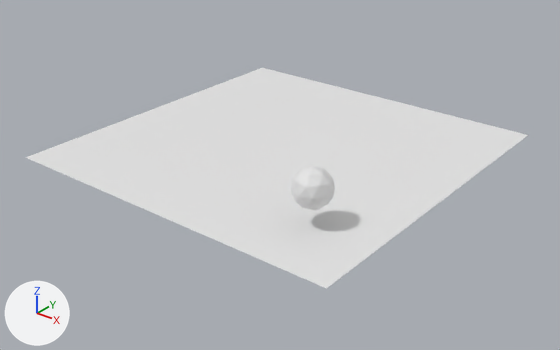
One commit to the Blender file bDiving.blend: the scene before it, then after it.
Both versions are drawn from a 50 mm camera at (25.4, -31.2, 17.5) aimed at (1.5, -1.3, -1.1). The axes (+X, +Y, +Z) are drawn at lower left. The lights are the same throughout.

The first picture shows 'Player', 'Water'.
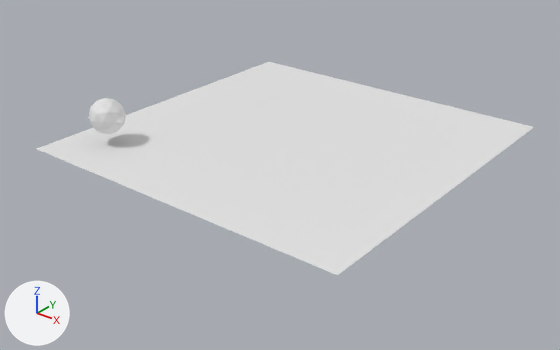
Commit message: swimming controls

The change, as a list of edits to the scene's bpy script:
```text
Change ob_player:
    ob_player.location: (7.48, -6.51, 2.1) -> (-6.26, -6.51, 2.1)
Change ob_water:
    ob_water.location: (1.03, -0.3, 0.21) -> (1.08, 0.37, 0.5)
```

Where the change shows, as pixel boxes [x1, y1, x2, y2] in the pictures (560 x 350 px):
'Water', moved
    before: [26, 68, 528, 288]
    after: [37, 62, 534, 275]
'Player', moved
    before: [291, 165, 335, 210]
    after: [88, 98, 126, 134]
'PlayerCone', now drawn
    after: [117, 119, 121, 123]
